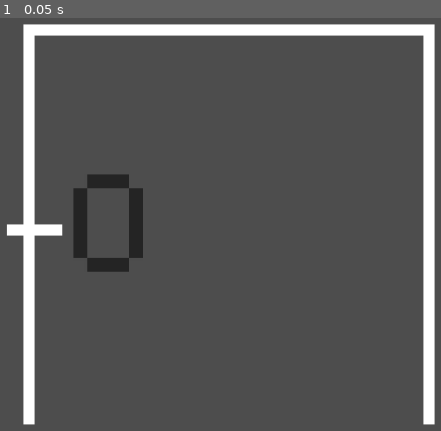
Above: before the commit, frame 1.
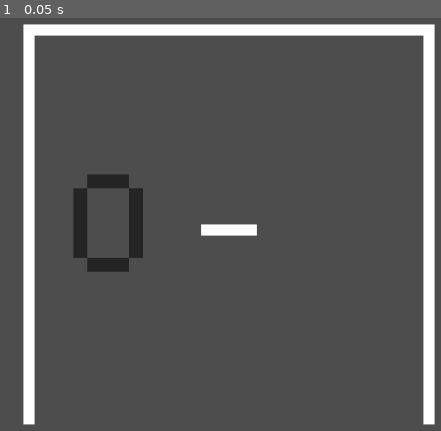
Above: after the commit, the same moment.

Repository: ChrisCee2/20gc2breakout
Game: Godot game, scene res://Levels/breakout.tscn
The game is run twice, just before and just after one commit, with the same random seed, the same clock (stepped at 60 frames per second) and the same inputs. Sound files missing from this copy of the repository are replaced by a short silence.
Inputs:
- Up to frame 1 (0.05 s): no input

The runs differ from the first frame. In frame 1, 0.7% of the frame differs, in the area x 1-59%, y 49-53%.

Commit message:
GC2-2: Paddle limited to arena bounds

Diff:
--- a/GameObjects/paddle.gd
+++ b/GameObjects/paddle.gd
@@ -3,7 +3,6 @@
 @export var facing_direction: Vector2 = Vector2(0,0)
 @export var characterInput: InputInterface
 # @export var game: Game
-# @export var arena: Arena
 @export_range(1, 89) var maxBounceAngle: float = 60
 @onready var controller = $CharacterController
 
@@ -17,37 +16,32 @@
 		controller.input = characterInput
 
 func update():
-	#if controller and arena:
-		if controller.input != null:
-			controller.input.update()
+	if controller.input != null:
+		controller.input.update()
 
-func physics_update() -> void:
+func physics_update(arena_left_bound: float = -1000, arena_right_bound: float = 1000) -> void:
 	if controller:
 		controller.update(
 			#game.current_speed_multiplier,
 			1,
-			getDistanceFromLowerBound(),
-			getDistanceFromUpperBound())
+			get_distance_from_left_bound(arena_left_bound),
+			get_distance_from_right_bound(arena_right_bound))
 
-func getSize() -> Vector2:
+func get_size() -> Vector2:
 	return sprite.scale
 
-func getDistanceFromUpperBound() -> float:
-	var paddleSize: Vector2 = getSize()
-	return 100
-	# return (global_position.y - (paddleSize.y / 2)) - arena.getUpperBound()
+func get_distance_from_left_bound(left_bound: float) -> float:
+	return (global_position.x - (get_size().x / 2)) - left_bound
 
-func getDistanceFromLowerBound() -> float:
-	var paddleSize: Vector2 = getSize()
-	return 100
-	# return arena.getLowerBound() - (global_position.y + (paddleSize.y / 2))
+func get_distance_from_right_bound(right_bound: float) -> float:
+	return right_bound - (global_position.x + (get_size().x / 2))
 
 func getBounceAngle(bouncePosition: Vector2) -> float:
 	var distanceFromCenter = global_position - bouncePosition
 	if distanceFromCenter.y == 0:
 		return 0
 	# Flipping sign because negative y is up
-	return -(maxBounceAngle * (distanceFromCenter.y / (getSize().y / 2)))
+	return -(maxBounceAngle * (distanceFromCenter.y / (get_size().y / 2)))
 
 func get_bounce_angle_range() -> Array:
 	return [
@@ -56,7 +50,7 @@
 	]
 
 func get_bounce_direction(bouncePosition: Vector2) -> Vector2:
-	var percent_from_bottom = ((global_position.y + (getSize().y / 2)) - bouncePosition.y) / getSize().y
+	var percent_from_bottom = ((global_position.y + (get_size().y / 2)) - bouncePosition.y) / get_size().y
 	var bounce_angle_range = get_bounce_angle_range()
 	# Reversing logic only works for paddles that directly face left or right
 	# Reversing because y decreases upwards, so when its rotated by 70 degrees it rotates downwards. It should be the opposite
--- a/Levels/breakout.gd
+++ b/Levels/breakout.gd
@@ -3,7 +3,6 @@
 # @onready var game: Game = $Game
 
 @onready var paddle: Paddle = $Paddles/Paddle
-
 @onready var arena: Arena = $Arena
 
 func _ready() -> void:
@@ -15,5 +14,5 @@
 	# game.update()
 
 func _physics_process(delta: float) -> void:
-	paddle.physics_update()
+	paddle.physics_update(arena.get_left_bound(), arena.get_right_bound())
 	# game.physics_update()
--- a/Levels/breakout.tscn
+++ b/Levels/breakout.tscn
@@ -16,7 +16,6 @@
 [node name="Paddles" type="Node" parent="."]
 
 [node name="Paddle" parent="Paddles" node_paths=PackedStringArray("characterInput") instance=ExtResource("4_03tkf")]
-position = Vector2(-70, 0)
 facing_direction = Vector2(0, -1)
 characterInput = NodePath("CharacterInput")
 
